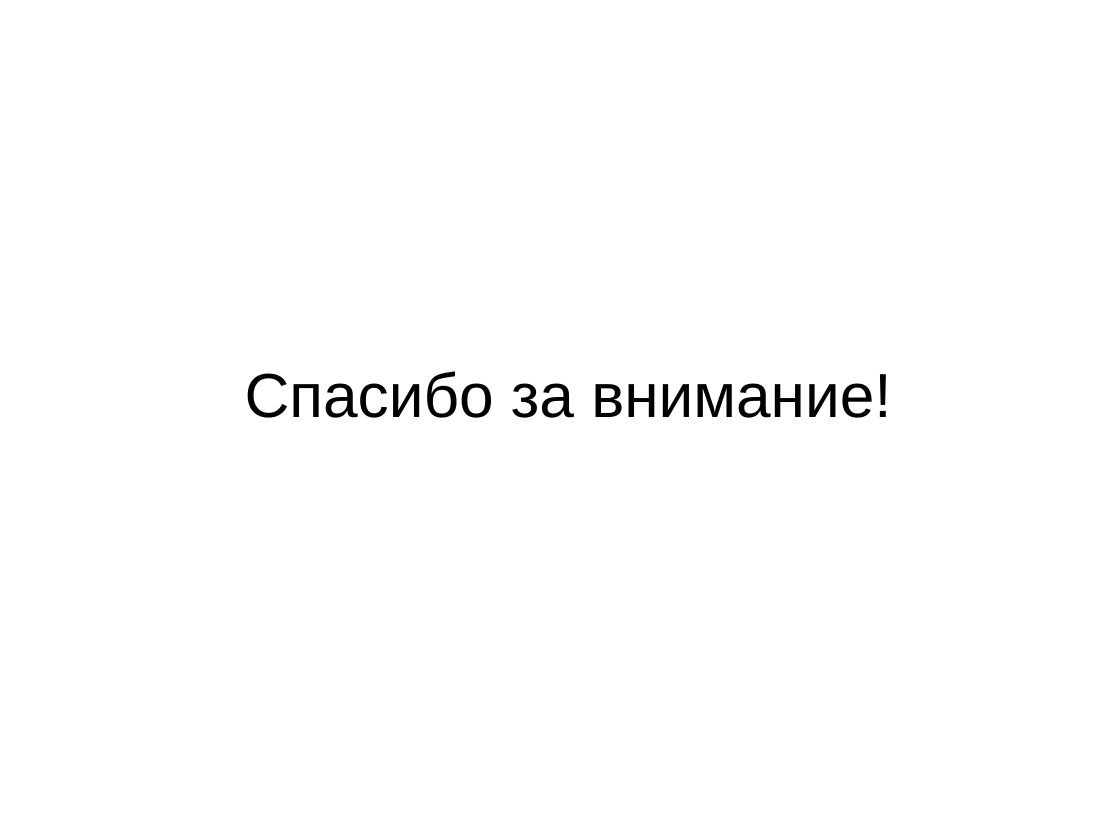
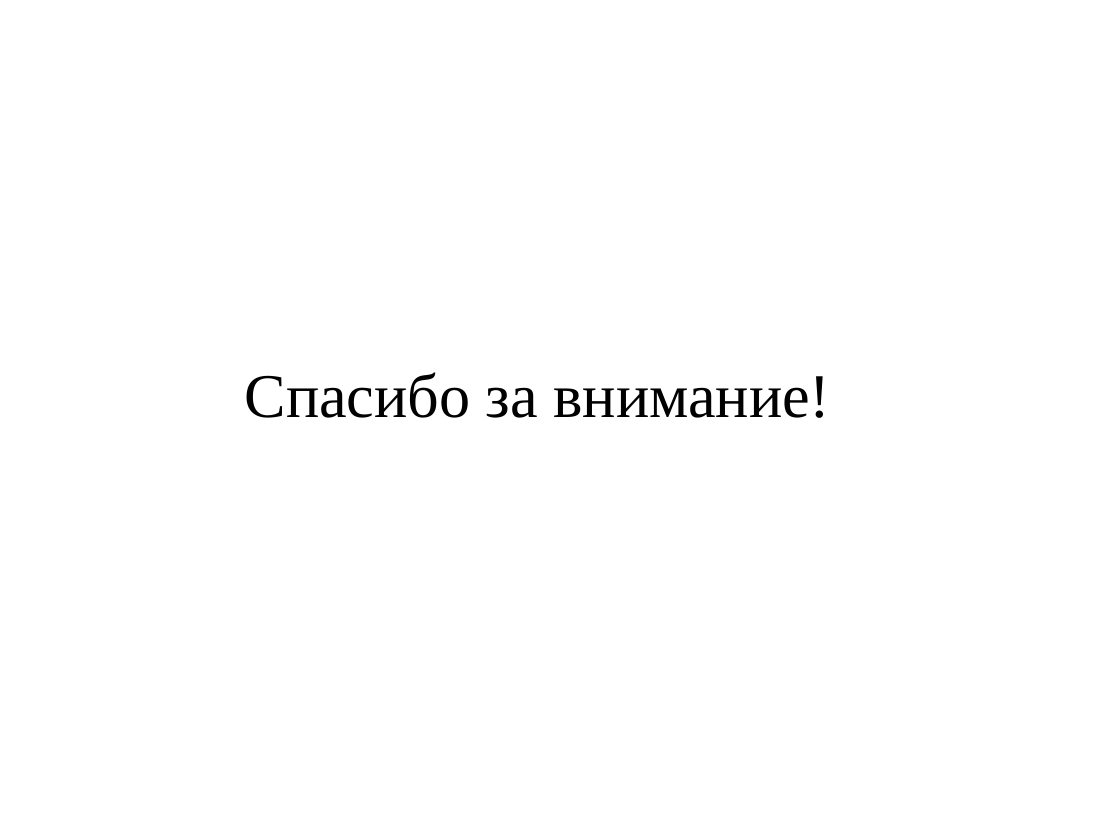
Before and after one commit to Tevronis/graph_maxflow, a slide deck: slide 27 of потоки.pptx. Drawn at 1120x840 pixels with LibreOffice and Linux fonts; fonts in the diff are those of the drawing. Boxes give left, top, right and bottom in pixels: in the first picture for what was removed or moved away, otherwise in the second. Text is boxed around its words. In the diff, an @@ line names an element or a change of style, - is before the commit and + after.

```diff
--- a/потоки.pptx
+++ b/потоки.pptx
@@ text "Спасибо за внимание!" at [245, 372, 831, 418]: font Arial to Times New Roman @@
```
Also in this commit, not shown: 2 other slides changed, 7 other files.
